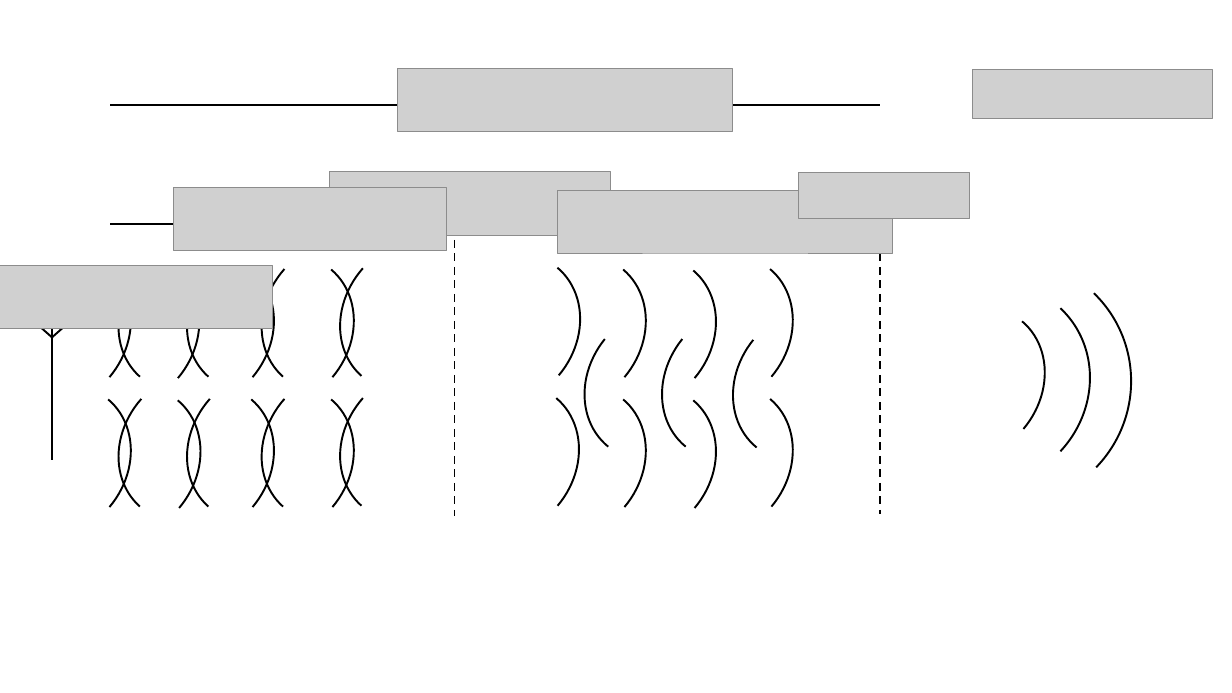
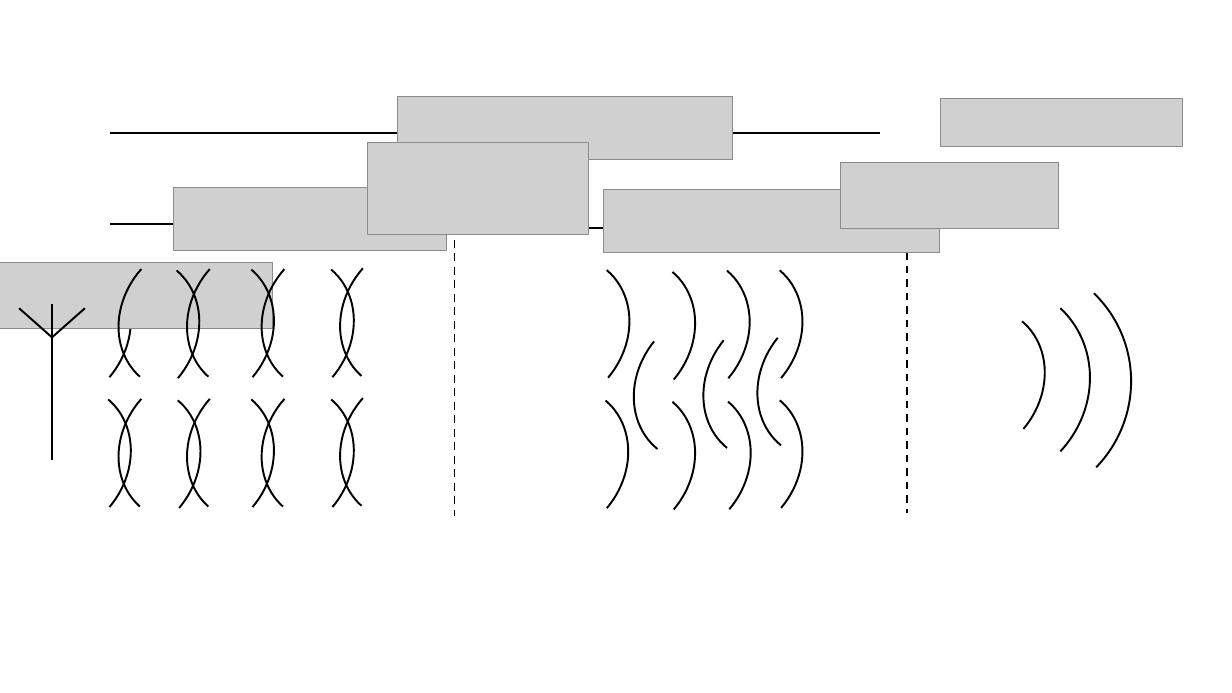
Before and after one commit to Mikkelnn/ESD5-Project, a slide deck: slide 1 of Figures/TechnicalAnalysis/NFFF/nfFfRegions.pptx. Drawn at 1232x693 pixels with LibreOffice and Linux fonts; fonts in the diff are those of the drawing; grey boxes stand for pictures. Boxes give left, top, right and bottom in pixels: in the first picture for what was removed or moved away, otherwise in the second. Text is boxed around its words. In the diff, an @@ line names an element or a change of style, - is before the commit and + after.

```diff
--- a/Figures/TechnicalAnalysis/NFFF/nfFfRegions.pptx
+++ b/Figures/TechnicalAnalysis/NFFF/nfFfRegions.pptx
@@ picture: place and size @@
-picture at <box>397,68,732,131</box>
+picture at <box>397,97,732,160</box>
@@ picture: place and size @@
-picture at <box>972,69,1212,118</box>
+picture at <box>941,98,1182,147</box>
@@ line removed from (1211, 104) to (975, 104) @@
@@ line moved from (880, 104) - (110, 104) to (880, 133) - (110, 133) @@
@@ picture: place and size @@
-picture at <box>330,171,611,236</box>
+picture at <box>368,142,589,235</box>
@@ picture removed at <box>799,172,970,219</box> @@
@@ picture added at <box>841,163,1059,228</box> @@
@@ picture: place and size @@
-picture at <box>558,190,894,253</box>
+picture at <box>604,189,940,252</box>
@@ 3 arc (boxed as its full ellipse)s: place and size @@
-3 arc (boxed as its full ellipse)s at <box>398,222,677,568</box>
+3 arc (boxed as its full ellipse)s at <box>447,225,726,570</box>
@@ arc (boxed as its full ellipse): place and size @@
-arc (boxed as its full ellipse) at <box>534,225,747,440</box>
+arc (boxed as its full ellipse) at <box>569,225,781,440</box>
@@ line moved from (805, 224) - (538, 224) to (851, 228) - (585, 228) @@
@@ arc (boxed as its full ellipse): place and size @@
-arc (boxed as its full ellipse) at <box>612,224,824,439</box>
+arc (boxed as its full ellipse) at <box>621,225,833,440</box>
@@ line moved from (880, 226) - (880, 515) to (908, 226) - (908, 513) @@
@@ arc (boxed as its full ellipse): place and size @@
-arc (boxed as its full ellipse) at <box>554,276,766,491</box>
+arc (boxed as its full ellipse) at <box>603,278,815,493</box>
@@ arc (boxed as its full ellipse): place and size @@
-arc (boxed as its full ellipse) at <box>631,276,842,491</box>
+arc (boxed as its full ellipse) at <box>672,277,884,492</box>
@@ arc (boxed as its full ellipse): place and size @@
-arc (boxed as its full ellipse) at <box>702,277,914,492</box>
+arc (boxed as its full ellipse) at <box>727,274,939,489</box>
@@ arc (boxed as its full ellipse): place and size @@
-arc (boxed as its full ellipse) at <box>465,355,677,570</box>
+arc (boxed as its full ellipse) at <box>514,357,726,571</box>
@@ arc (boxed as its full ellipse): place and size @@
-arc (boxed as its full ellipse) at <box>534,356,747,570</box>
+arc (boxed as its full ellipse) at <box>569,357,782,571</box>
@@ arc (boxed as its full ellipse): place and size @@
-arc (boxed as its full ellipse) at <box>612,354,824,569</box>
+arc (boxed as its full ellipse) at <box>621,355,833,570</box>
```
Also in this commit, not shown: 1 other file.
